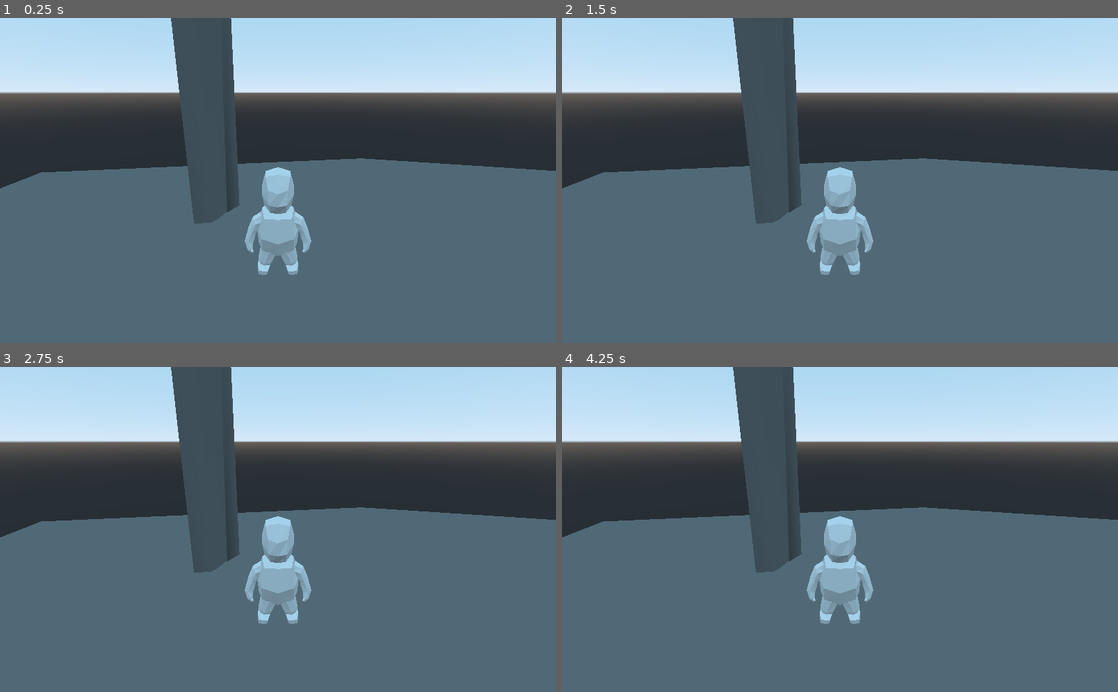
Above: before the commit, frames 1-4 (two rows, left to right).
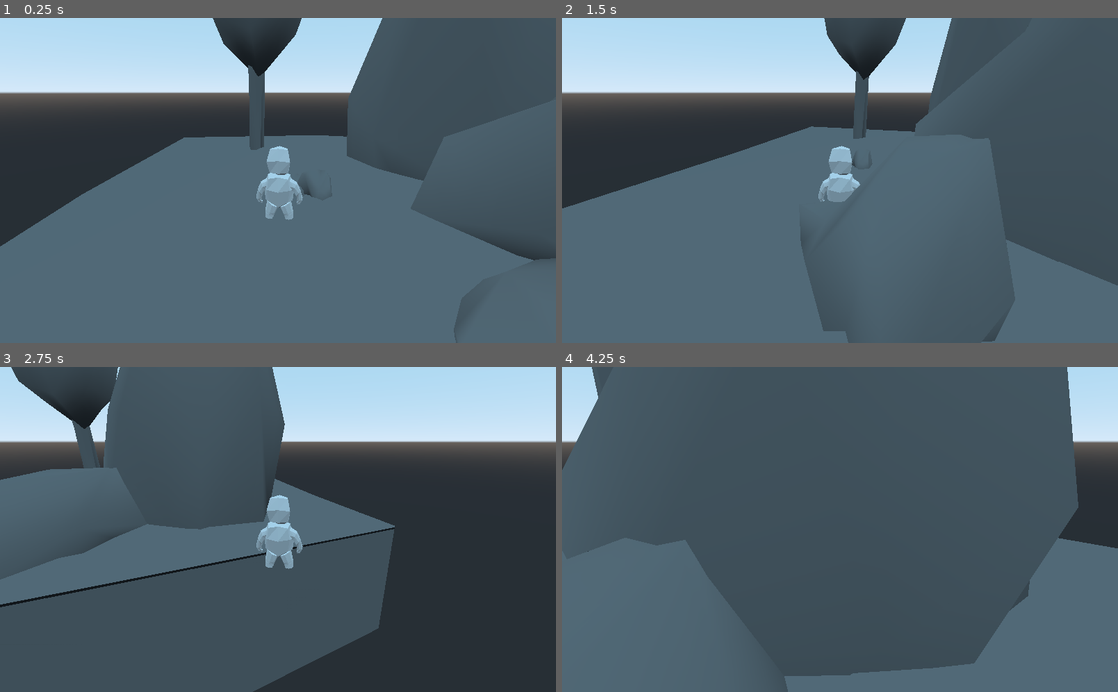
Above: after the commit, the same moments.

Repository: freskoulix/ggj-2021
Game: Godot game, scene res://scenes/MainScene.tscn
The game is run twice, just before and just after one commit, with the same random seed, the same clock (stepped at 60 frames per second) and the same inputs.
Inputs (mouse positions are in pixels of both pictures, inside the frame that each line leads up to):
- Up to frame 1 (0.25 s): no input
- Up to frame 2 (1.5 s): tap Enter at 0.5 s; move the mouse to (962, 164) at 0.52 s; hold D 0.53-1.28 s; move the mouse to (728, 196) at 1.27 s; hold S from 1.28 s (still down)
- Up to frame 3 (2.75 s): move the mouse to (333, 458) at 2.02 s; release S at 2.03 s; hold D from 2.03 s (still down)
- Up to frame 4 (4.25 s): move the mouse to (812, 594) at 2.77 s; release D at 2.78 s; hold W 2.78-3.53 s; move the mouse to (1006, 578) at 3.52 s; hold A from 3.53 s (still down)

The runs differ from the first frame. In frame 1, 32% of the frame differs, in the area x 0-100%, y 0-100%; in frame 2, 34%; in frame 3, 61%; in frame 4, 61%.

Commit message:
Added basic 3rd person movement

Diff:
--- a/scenes/MainScene.tscn
+++ b/scenes/MainScene.tscn
@@ -1,23 +1,28 @@
-[gd_scene load_steps=4 format=2]
+[gd_scene load_steps=5 format=2]
 
 [ext_resource path="res://assets/Merged_Recovered_Tool.fbx" type="PackedScene" id=1]
 [ext_resource path="res://default_env.tres" type="Environment" id=2]
 [ext_resource path="res://assets/char_05.obj" type="ArrayMesh" id=3]
+[ext_resource path="res://scripts/Character.gd" type="Script" id=4]
 
 [node name="MainScene" type="Spatial"]
 
 [node name="WorldEnvironment" type="WorldEnvironment" parent="."]
 environment = ExtResource( 2 )
 
-[node name="Camera" type="Camera" parent="."]
-transform = Transform( 1, 0, 0, 0, 0.93511, 0.354356, 0, -0.354356, 0.93511, 0, 10.7248, 0 )
+[node name="World" type="Spatial" parent="."]
 
-[node name="Spatial" type="Spatial" parent="."]
-
-[node name="Merged_Recovered_Tool" parent="Spatial" instance=ExtResource( 1 )]
+[node name="Merged_Recovered_Tool" parent="World" instance=ExtResource( 1 )]
 transform = Transform( 1000, 0, 0, 0, 1000, 0, 0, 0, 1000, 15, 15, 0 )
 
-[node name="char_05" type="MeshInstance" parent="."]
-transform = Transform( 3, 0, -0.0031414, 0, 3, 0, 0.0031414, 0, 3, 0, 6.80346, -5.97977 )
+[node name="Character" type="Spatial" parent="."]
+transform = Transform( 1, 0, 0, 0, 1, 0, 0, 0, 1, 0, 1.86826, 19.9504 )
+
+[node name="Camera" type="Camera" parent="Character"]
+transform = Transform( 1, -7.92048e-09, 2.09013e-08, 0, 0.935111, 0.354356, -2.23517e-08, -0.354356, 0.935111, 5.96046e-08, 10.7248, 1.88013 )
+
+[node name="char_05" type="MeshInstance" parent="Character/Camera"]
+transform = Transform( -2.98634, 0, 0.286025, 0.101355, 2.80533, 1.05823, -0.267465, 1.06307, -2.79255, 1.16078e-07, -0.881683, -8.73942 )
 mesh = ExtResource( 3 )
 material/0 = null
+script = ExtResource( 4 )
--- a/scripts/character.gd
+++ b/scripts/character.gd
@@ -1,24 +1,41 @@
 extends Node
 
+const KEYBOARD_SENS = 0.2
+const MOUSE_SENS = 0.002
 
-# Declare member variables here. Examples:
-# var a = 2
-# var b = "text"
+onready var scene = get_tree().get_current_scene()
+onready var character = scene.get_node('Character')
 
+func _ready():
+	Input.set_mouse_mode(Input.MOUSE_MODE_CAPTURED)
 
-# Called when the node enters the scene tree for the first time.
-func _ready():
-	pass # Replace with function body.
+func _process(delta):
+	keyboard_handler()
 
+func _input(event):
+	if event is InputEventMouseMotion:
+		mouse_handler(event)
 
-# Called every frame. 'delta' is the elapsed time since the previous frame.
-func _process(delta):
+	if event.is_action_pressed("toggle_fullscreen"):
+		OS.window_fullscreen = !OS.window_fullscreen
+
+func keyboard_handler():
 	if Input.is_key_pressed(KEY_W):
-		pass
+		var pos = Vector3(0, 0, -KEYBOARD_SENS)
+		character.translate(pos)
 	elif Input.is_key_pressed(KEY_S):
-		pass
+		var pos = Vector3(0, 0, KEYBOARD_SENS)
+		character.translate(pos)
 
 	if Input.is_key_pressed(KEY_A):
-		pass
+		var pos = Vector3(-KEYBOARD_SENS, 0, 0)
+		character.translate(pos)
 	elif Input.is_key_pressed(KEY_D):
-		pass
+		var pos = Vector3(+KEYBOARD_SENS, 0, 0)
+		character.translate(pos)
+
+func mouse_handler(event):
+	var move = event.relative * MOUSE_SENS
+
+	character.rotate_y(-move.x)
+	character.orthonormalize()
